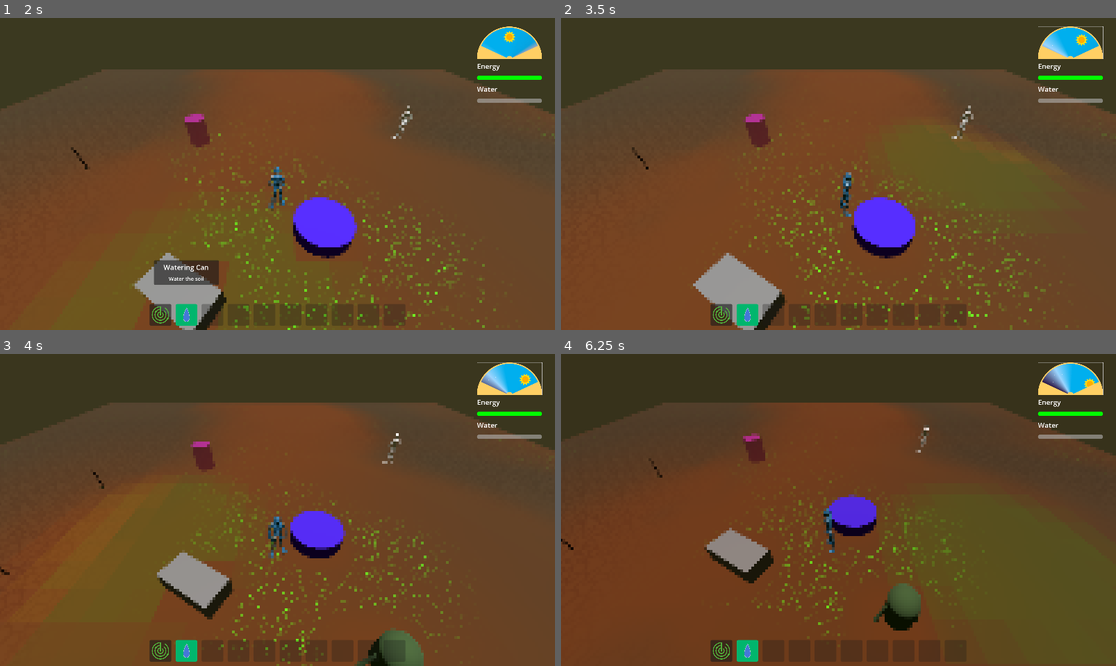
Above: before the commit, frames 1-4 (two rows, left to right).
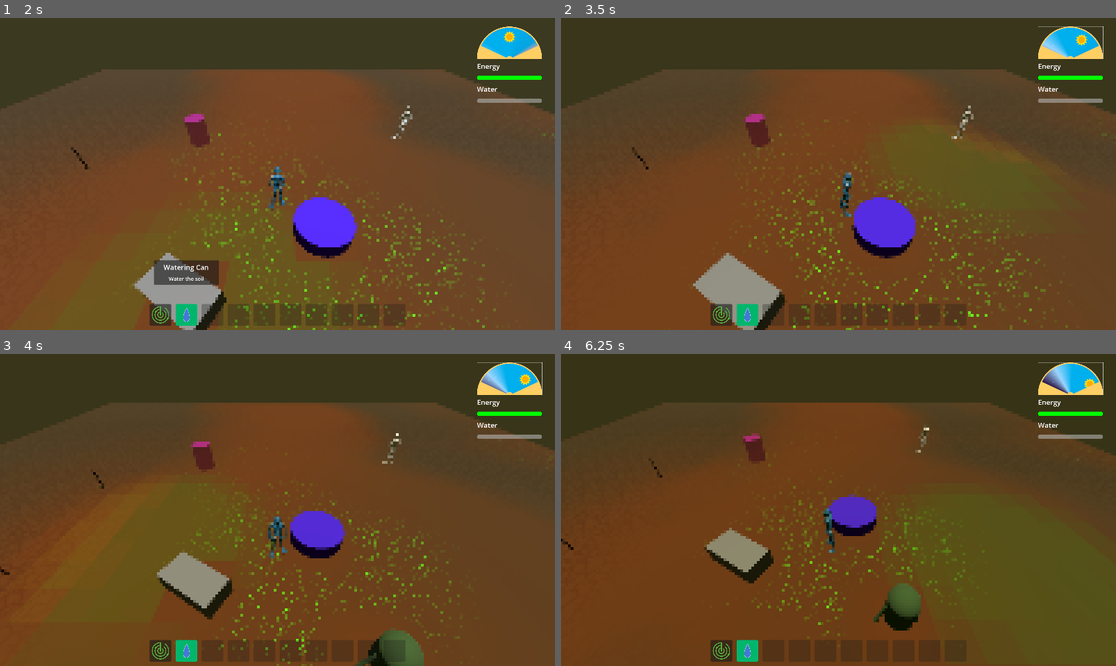
Above: after the commit, the same moments.

Repository: CapsCollective/sunflower
Game: Godot game, scene res://assets/common/scenes/game_world.tscn
Same seed, same stepped clock (60 frames per second), same inputs: the game is played once before the commit and once after it.
Inputs (mouse positions are in pixels of both pictures, inside the frame that each line leads up to):
- Up to frame 1 (2 s): click (160, 314) at 0.5 s; click (188, 314) at 1.27 s
- Up to frame 2 (3.5 s): click (1071, 42) at 2 s; tap Enter at 2.75 s; move the mouse to (960, 158) at 2.77 s; press the mouse at (960, 158) at 2.78 s; hold D (move_right) from 2.78 s (still down)
- Up to frame 3 (4 s): tap Space at 3.5 s; move the mouse to (166, 525) at 3.52 s; release D (move_right) at 3.53 s; release the mouse at (166, 525) at 3.53 s; hold S (move_back) from 3.53 s (still down); tap Mouse wheel down (mouse_wheel_down) at 3.6 s
- Up to frame 4 (6.25 s): move the mouse to (894, 441) at 4.27 s; release S (move_back) at 4.28 s; hold D (move_right) 4.28-5.03 s; tap Mouse wheel up (mouse_wheel_up) at 4.35 s; move the mouse to (810, 572) at 5.02 s; hold W (move_forward) 5.03-5.78 s; click (810, 572) at 5.1 s; tap Enter at 5.75 s; move the mouse to (1005, 556) at 5.77 s; hold A (move_left) from 5.78 s (still down); tap Mouse wheel down (mouse_wheel_down) at 5.85 s

Frame 1 is identical in both runs. In frame 2, 1.4% of the frame differs, in the area x 52-64%, y 57-74%; in frame 3, 0.9%; in frame 4, 0.7%.

Commit message:
Replace image with gradient texture

Diff:
--- a/assets/environment/scenes/world_lighting.tscn
+++ b/assets/environment/scenes/world_lighting.tscn
@@ -1,6 +1,7 @@
 [gd_scene load_steps=3 format=3 uid="uid://cggnruo17h63i"]
 
-[ext_resource type="Script" path="res://assets/environment/scenes/world_lighting.gd" id="1_d6gp0"]
+[ext_resource type="Script" path="res://assets/environment/scripts/world_lighting.gd" id="1_d6gp0"]
+
 
 [sub_resource type="Environment" id="Environment_wyxem"]
 background_mode = 1
--- a/assets/environment/scenes/world_lighting.gd
+++ b/assets/environment/scripts/world_lighting.gd
@@ -1,6 +1,6 @@
 extends WorldEnvironment
 
-const lighting_gradient: Texture2D = preload("res://assets/environment/textures/tod_lighting_gradient.png")
+const lighting_gradient: GradientTexture1D = preload("res://assets/environment/textures/tod_lighting_gradient.tres")
 
 @onready var base_background_colour: Color = environment.background_color
 
@@ -16,7 +16,7 @@
 func get_lighting_colour_for_current_time() -> Color:
 	var day_progress: float = GameManager.get_hour_of_day() / 24.0
 	var width: int = lighting_gradient.get_image().get_width()
-	return lighting_gradient.get_image().get_pixel(width * day_progress, 0)
+	return lighting_gradient.gradient.sample(day_progress)
 
 func set_lighting_colour(colour: Color, direct: bool = false):
 	if (direct):
--- /dev/null
+++ b/assets/environment/textures/tod_lighting_gradient.tres
@@ -0,0 +1,8 @@
+[gd_resource type="GradientTexture1D" load_steps=2 format=3 uid="uid://pmtx5pxkgufh"]
+
+[sub_resource type="Gradient" id="Gradient_dn503"]
+offsets = PackedFloat32Array(0, 0.2, 0.35, 0.5, 0.65, 0.8, 1)
+colors = PackedColorArray(1, 1, 1, 1, 0.894118, 0.858824, 0.623529, 1, 0.501961, 0.607843, 0.819608, 1, 0.25098, 0.556863, 0.792157, 1, 0.192157, 0.541176, 0.854902, 1, 0.788235, 0.607843, 0.54902, 1, 1, 1, 1, 1)
+
+[resource]
+gradient = SubResource("Gradient_dn503")
Binary file removed: assets/environment/textures/tod_lighting_gradient.png
Not shown, removed: assets/environment/textures/tod_lighting_gradient.png.import
Not shown, removed: assets/environment/textures/tod_lighting_gradient.afdesign
